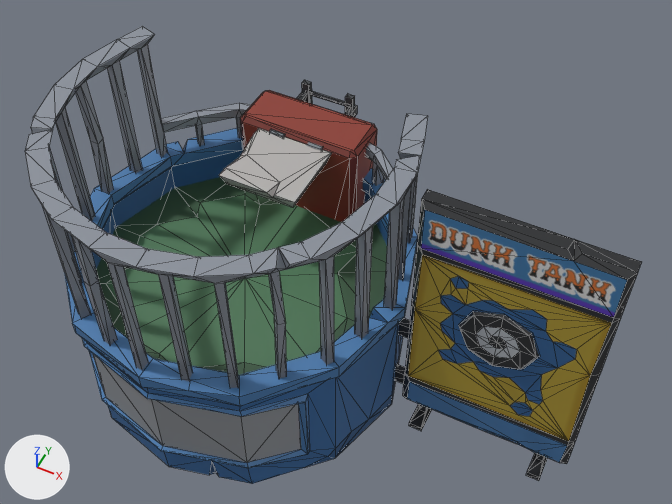
The glTF model public/models/DunkTank.glb as it was, and as the next commit left it.
Both versions are drawn from a 50 mm lens placed at (0.8, -1.79, 3.07), pointed at (-0.09, -0.01, 0.85). The axes (+X, +Y, +Z) are drawn at lower left. The lights are the same throughout. The picture after the commit comes second. Mesh edges are drawn as thin lines on the coarser meshes. Where no turn or scale is listed for an object, it has been applied to the vertices.

Objects in the first picture: 'DunkTankBody', 'SeatBoard', 'Target' and 1 more.
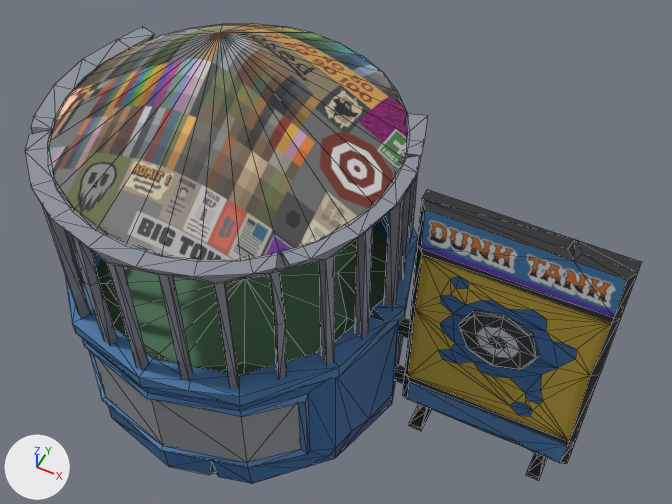
The edits, one by one:
Mesh me_cone is new.
It is a 32-sided cone pointing to +z spanning x -0.53..0.53, y -0.53..0.53, z -0.166..0.166.
It uses material mat_material_002 (picture img_polygonhorrorcarnival_texture_01_a).
Object 'Cone' (ob_cone) is new; it shows me_cone.
Its location is (-0.424, -0.036, 1.429).

Pixel boxes [x1, y1, x2, y2] of what changed, in the pictures (672 x 504 px):
'Cone', added
    after: [49, 23, 408, 260]
'SeatBoard', unchanged, covered by the edit
    before: [219, 128, 332, 208]
